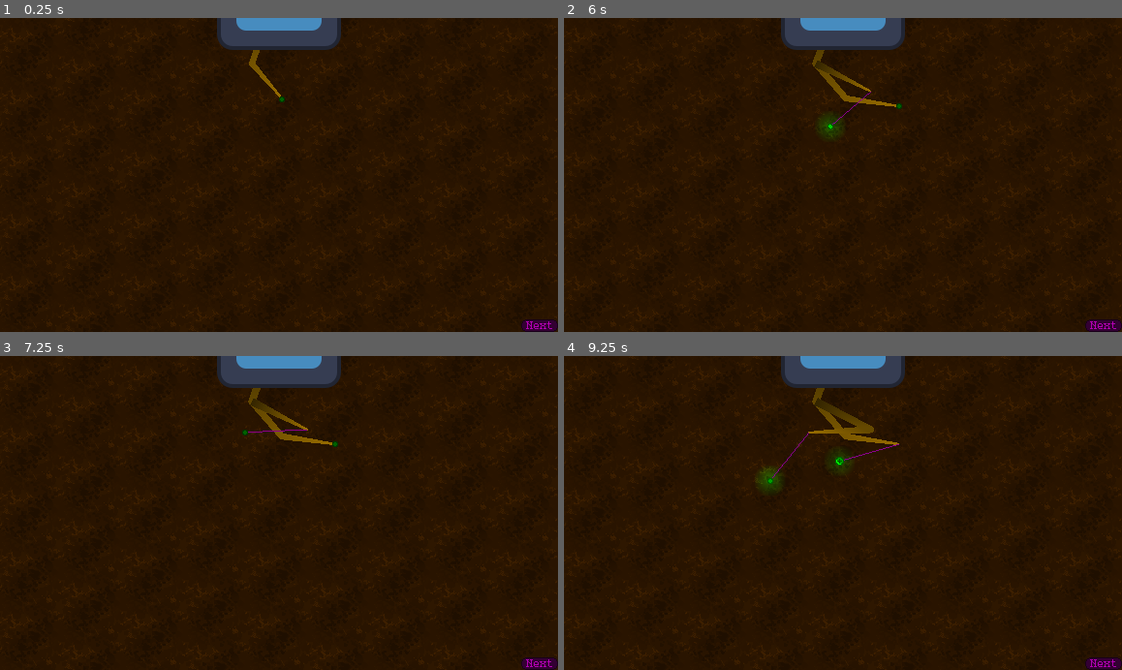
Above: before the commit, frames 1-4 (two rows, left to right).
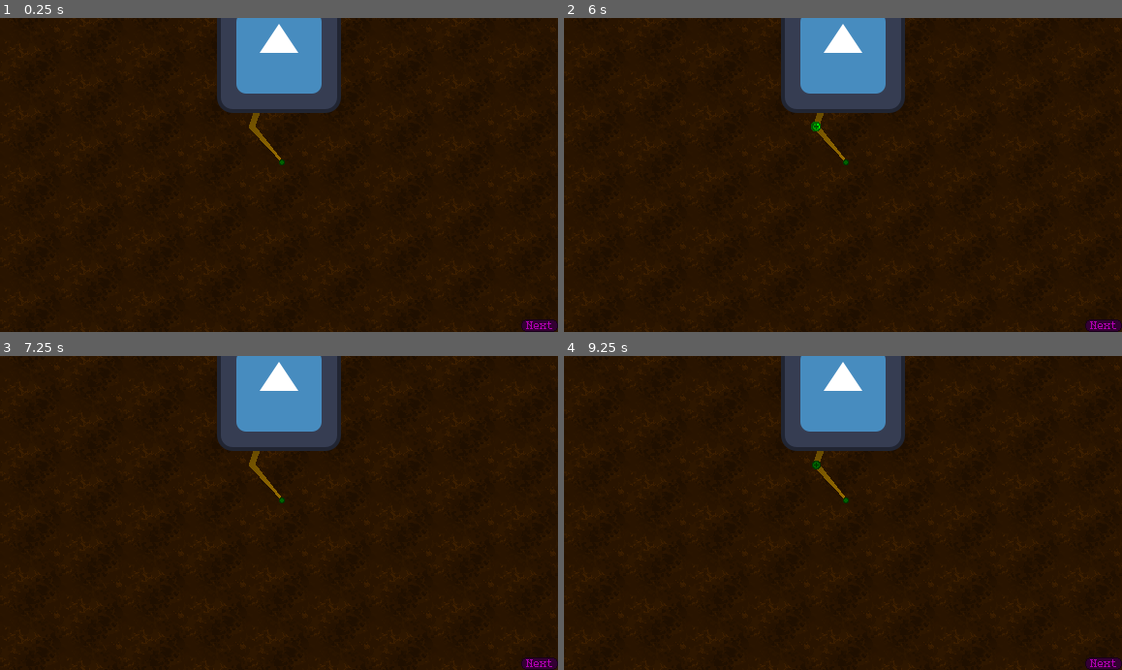
Above: after the commit, the same moments.

Repository: dragonryan06/trellis
Game: Godot game, scene res://test_world.tscn
The game is run twice, just before and just after one commit, with the same random seed, the same clock (stepped at 60 frames per second) and the same inputs. The engine's default icon, where the game draws it, is replaced by a stand-in: a white triangle on a blue panel in a dark square.
Inputs (mouse positions are in pixels of both pictures, inside the frame that each line leads up to):
- Up to frame 1 (0.25 s): no input
- Up to frame 2 (6 s): click "Next" at 0.5 s; click "Next" at 1.25 s; click "Next" at 2 s; tap Enter at 2.75, 5 s; drag from (848, 99) to (898, 105) at 2.77 s; tap Space at 3.5 s; drag from (815, 65) to (898, 105) at 3.52 s; move the mouse to (870, 93) at 4.27 s; click (870, 93) at 4.42 s; drag from (870, 90) to (675, 127) at 5.02 s; drag from (809, 102) to (870, 175) at 5.77 s
- Up to frame 3 (7.25 s): drag from (306, 491) to (195, 434) at 6.52 s
- Up to frame 4 (9.25 s): move the mouse to (809, 431) at 7.27 s; click (809, 431) at 7.42 s; tap Space at 8 s; drag from (809, 431) to (731, 528) at 8.02 s; drag from (898, 443) to (770, 481) at 8.77 s

The runs differ from the first frame. In frame 1, 6.8% of the frame differs, in the area x 1-98%, y 0-100%; in frame 2, 7.0%; in frame 3, 6.8%; in frame 4, 7.1%.

Commit message:
Add some unrefined art to the background layers

Diff:
--- a/project.godot
+++ b/project.godot
@@ -13,7 +13,7 @@
 config/name="Trellis"
 run/main_scene="uid://b060chk8lvhk"
 config/features=PackedStringArray("4.6", "Forward Plus")
-config/icon="res://icon.svg"
+config/icon="uid://c62mlv2o0ndlw"
 
 [autoload]
 
--- a/test_world.tscn
+++ b/test_world.tscn
@@ -4,24 +4,84 @@
 [ext_resource type="Texture2D" uid="uid://dkyja5sv2j55t" path="res://test-dirt.png" id="1_dxppu"]
 [ext_resource type="PackedScene" uid="uid://dgqsxm6vmlr5g" path="res://rooting/root_system.tscn" id="3_1lwx6"]
 [ext_resource type="Script" uid="uid://b31wlpyc00bk6" path="res://meta/player_camera.gd" id="3_dsnr4"]
+[ext_resource type="Texture2D" uid="uid://cmxnj3c8a1xvt" path="res://sky.png" id="3_lf0gk"]
+[ext_resource type="Texture2D" uid="uid://btyfaptwwurb5" path="res://sun.png" id="3_ud3vi"]
+[ext_resource type="Texture2D" uid="uid://di510fmcccij5" path="res://dirt_surface.png" id="4_cnaw2"]
+[ext_resource type="Texture2D" uid="uid://dh3k7vctrojla" path="res://dirt_surface_2.png" id="4_kt6p6"]
+[ext_resource type="Texture2D" uid="uid://c2xvty6q1f2dq" path="res://dirt_surface_3.png" id="4_uu1iw"]
+[ext_resource type="Texture2D" uid="uid://bigjmp61udysq" path="res://hills.png" id="5_4tg7h"]
 
 [node name="TestWorld" type="Node2D" unique_id=1425755023]
 script = ExtResource("1_1lwx6")
 
-[node name="Backdrop" type="Parallax2D" parent="." unique_id=526665694]
-repeat_size = Vector2(128, 64)
-repeat_times = 8
+[node name="Sky" type="Parallax2D" parent="." unique_id=58231424]
+scroll_offset = Vector2(56, -816)
+repeat_size = Vector2(1152, 0)
+repeat_times = 2
 
-[node name="TestDirt" type="Sprite2D" parent="Backdrop" unique_id=895730976]
+[node name="DaySky" type="Sprite2D" parent="Sky" unique_id=517094088]
+position = Vector2(304, 192)
+texture = ExtResource("3_lf0gk")
+
+[node name="Celestial" type="Parallax2D" parent="." unique_id=1473716456]
+scroll_scale = Vector2(0, 0)
+
+[node name="Sun" type="Sprite2D" parent="Celestial" unique_id=1949706152]
+position = Vector2(64, 56)
+texture = ExtResource("3_ud3vi")
+
+[node name="SurfaceBack" type="Parallax2D" parent="." unique_id=450972583]
+scroll_scale = Vector2(0.5, 0.5)
+scroll_offset = Vector2(0, 32)
+repeat_size = Vector2(128, 0)
+repeat_times = 6
+
+[node name="Hills" type="Sprite2D" parent="SurfaceBack" unique_id=1180989466]
+position = Vector2(296, -64)
+texture = ExtResource("5_4tg7h")
+
+[node name="SurfaceMiddle1" type="Parallax2D" parent="." unique_id=439222716]
+scroll_scale = Vector2(0.75, 0.75)
+scroll_offset = Vector2(128, 24)
+repeat_size = Vector2(128, 0)
+repeat_times = 6
+
+[node name="DirtSurface3" type="Sprite2D" parent="SurfaceMiddle1" unique_id=1423458205]
+position = Vector2(296, -64)
+texture = ExtResource("4_uu1iw")
+
+[node name="SurfaceMiddle2" type="Parallax2D" parent="." unique_id=72339134]
+scroll_scale = Vector2(0.9, 0.9)
+scroll_offset = Vector2(0, 32)
+repeat_size = Vector2(128, 0)
+repeat_times = 6
+
+[node name="DirtSurface2" type="Sprite2D" parent="SurfaceMiddle2" unique_id=1887127055]
+position = Vector2(296, -64)
+texture = ExtResource("4_kt6p6")
+
+[node name="Subsoil" type="Parallax2D" parent="." unique_id=526665694]
+repeat_size = Vector2(128, 0)
+repeat_times = 6
+
+[node name="TestDirt" type="Sprite2D" parent="Subsoil" unique_id=895730976]
 texture_repeat = 2
-position = Vector2(288, 144)
+position = Vector2(296, 192)
 texture = ExtResource("1_dxppu")
 
+[node name="SurfaceFront" type="Parallax2D" parent="." unique_id=403710990]
+repeat_size = Vector2(128, 0)
+repeat_times = 6
+
+[node name="DirtSurface" type="Sprite2D" parent="SurfaceFront" unique_id=1059153274]
+position = Vector2(296, -32)
+texture = ExtResource("4_cnaw2")
+
 [node name="PlayerCamera" type="Camera2D" parent="." unique_id=524478451]
+position = Vector2(0, 128)
 script = ExtResource("3_dsnr4")
 
 [node name="RootSystem" parent="." unique_id=435886559 instance=ExtResource("3_1lwx6")]
-position = Vector2(0, -193)
 
 [node name="HUD" type="CanvasLayer" parent="." unique_id=830647743]
 
Binary file added: dirt_surface.png
Not shown, added: dirt_surface.png.import
Binary file added: dirt_surface_2.png
Not shown, added: dirt_surface_2.png.import
Binary file added: dirt_surface_3.png
Not shown, added: dirt_surface_3.png.import
Binary file added: hills.png
Not shown, added: hills.png.import
Binary file added: icon.png
Not shown, added: icon.png.import
Binary file added: sky.png
Not shown, added: sky.png.import
(and 3 more such lines)
